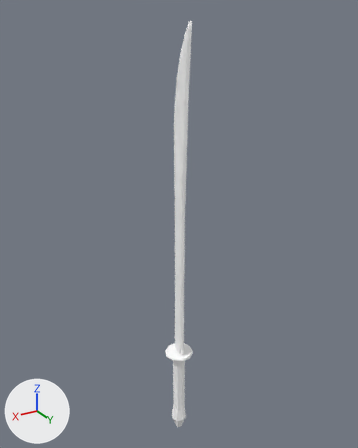
An edit to the Blender file Assets/Blends/Sword.blend, drawn before and after from the same camera.
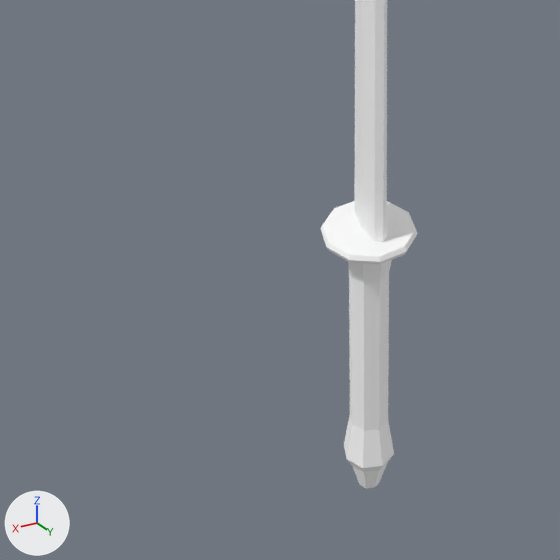
Old and new are each drawn whole from a camera (50 mm lens) standing at (0.747, 1.244, 1.461) and looking at (-0.02, -0.033, 0.822) and again close up on the part from 20% to 66% of the width and 64% to 100% of the height. Every picture has the same lights, and +X, +Y and +Z are marked at lower left.

The first close-up shows 'Dha'.
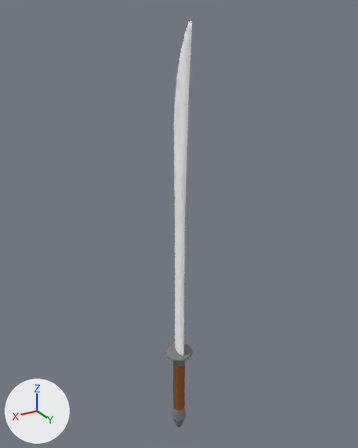
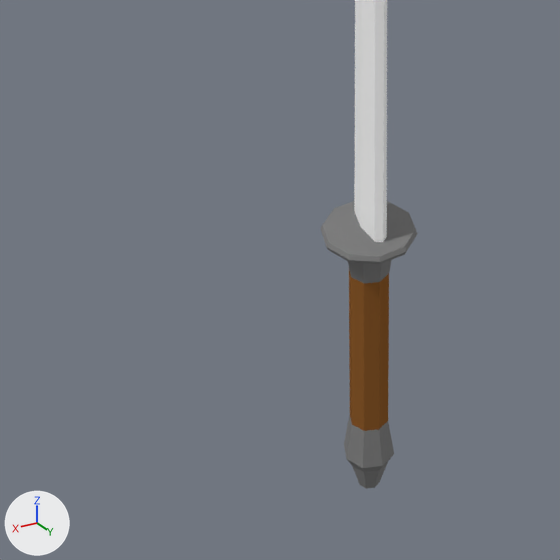
Where the change shows, as pixel boxes [x1, y1, x2, y2] in the close-ups (560 x 560 px):
part 1 of me_circle_001, recoloured (grey to brown): [349, 270, 389, 431] in both
part 2 of me_circle_001, recoloured (white to grey): [344, 415, 394, 489] in both
part 3 of me_circle_001, recoloured (white to grey): [320, 201, 418, 283] in both

Edits to the bpy script that builds the scene:
```text
Add mat_handle:
    mat_handle = diffuse_material('Handle')
    mat_handle.base_color = (0.267, 0.105, 0.0255)  # brown #8d5b2c
Add mat_hilt:
    mat_hilt = diffuse_material('Hilt')
    mat_hilt.base_color = (0.214, 0.214, 0.214)  # grey #7f7f7f
Change me_circle_001:
    where me_circle_001.from_pydata(...)  # 138 vertices, 138 faces; spans x -3.45..4.83, y -0.28..0.38, z -0.29..0.29
    used by ob_dha; location = (0.0, 0.0, 0.596); rotation_euler = (0.0, -1.571, 0.0), in degrees (0, -90, 0); scale = (0.174, 0.174, 0.174)
    me_circle_001 part 1: all 8 faces centred in x -2.32, y -0.11..0.11, z -0.11..0.11 switch from mat_white (white #ffffff) to mat_handle (brown #8d5b2c)
    me_circle_001 part 2: all 38 faces centred in x -3.45..-3.02, y -0.12..0.12, z -0.12..0.12 switch from mat_white (white #ffffff) to mat_hilt (grey #7f7f7f)
    me_circle_001 part 3: all 38 faces centred in x -1.62..-1.43, y -0.27..0.27, z -0.26..0.26 switch from mat_white (white #ffffff) to mat_hilt (grey #7f7f7f)
```
